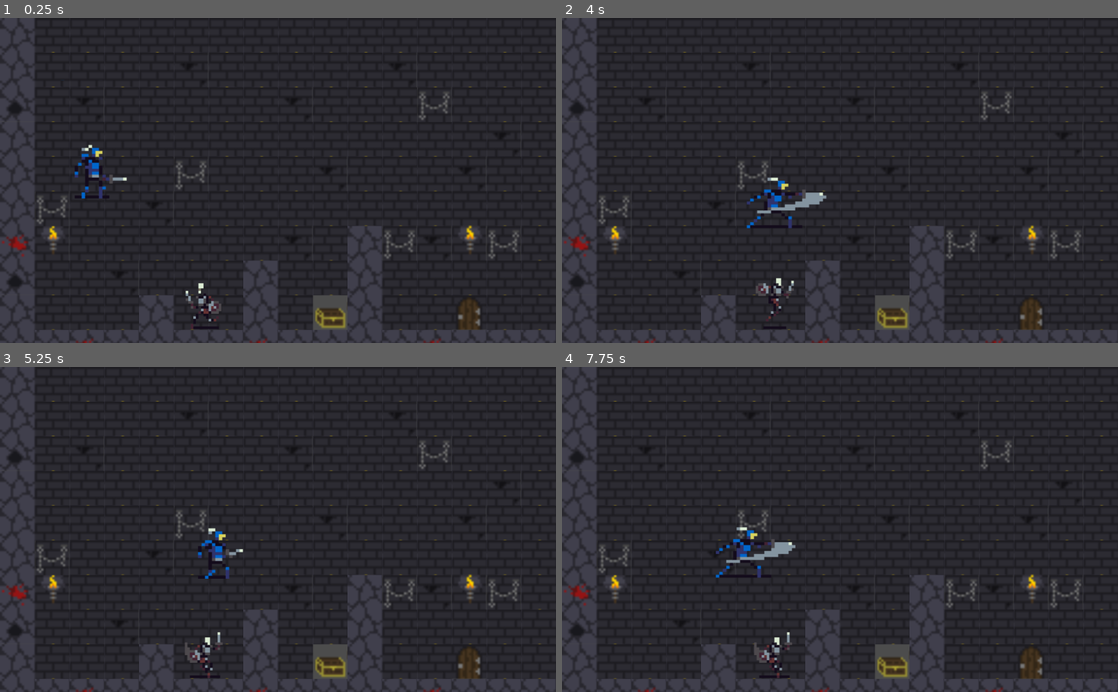
Above: before the commit, frames 1-4 (two rows, left to right).
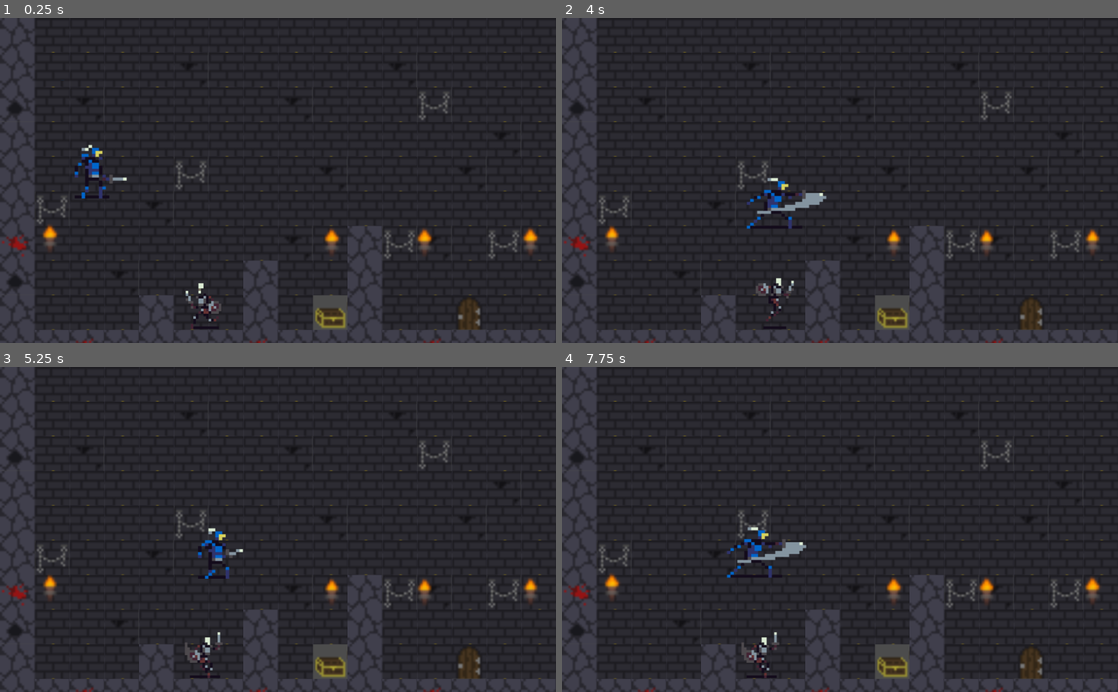
Above: after the commit, the same moments.

Repository: DEDaWil/game_heh
Game: Godot game, scene res://scenes/level.tscn
Same seed, same stepped clock (60 frames per second), same inputs: the game is played once before the commit and once after it.
Inputs (mouse positions are in pixels of both pictures, inside the frame that each line leads up to):
- Up to frame 1 (0.25 s): no input
- Up to frame 2 (4 s): move the mouse to (962, 164) at 0.52 s; hold D (player_right) 0.53-2.03 s; click (962, 164) at 0.6 s; tap W (player_up) at 0.77, 1.52, 3.02, 3.77 s; move the mouse to (728, 196) at 1.27 s; click (728, 196) at 1.35 s; move the mouse to (895, 109) at 2.02 s; hold A (player_left) 2.03-2.78 s; click (895, 109) at 2.1 s; move the mouse to (812, 245) at 2.77 s; hold D (player_right) from 2.78 s (still down); click (812, 245) at 2.85 s; move the mouse to (1006, 229) at 3.52 s; click (1006, 229) at 3.6 s
- Up to frame 3 (5.25 s): move the mouse to (111, 480) at 4.27 s; release D (player_right) at 4.28 s; hold A (player_left) 4.28-5.03 s; click (111, 480) at 4.35 s; tap W (player_up) at 4.52 s; move the mouse to (305, 529) at 5.02 s; hold D (player_right) from 5.03 s (still down); click (305, 529) at 5.1 s
- Up to frame 4 (7.75 s): move the mouse to (756, 448) at 5.77 s; release D (player_right) at 5.78 s; hold A (player_left) 5.78-7.28 s; click (756, 448) at 5.85 s; tap W (player_up) at 6.02, 6.77, 7.52 s; move the mouse to (962, 513) at 6.52 s; click (962, 513) at 6.6 s; move the mouse to (728, 545) at 7.27 s; hold D (player_right) from 7.28 s (still down); click (728, 545) at 7.35 s

The runs differ from the first frame. In frame 1, 0.7% of the frame differs, in the area x 7-97%, y 63-75%; in frame 2, 0.8%; in frame 3, 0.7%; in frame 4, 2.0%, in the area x 7-97%, y 49-96%.

Commit message:
placed torches

Diff:
--- a/scenes/level.tscn
+++ b/scenes/level.tscn
@@ -1,34 +1,26 @@
-[gd_scene load_steps=13 format=2]
+[gd_scene load_steps=11 format=2]
 
 [ext_resource path="res://assets/tilesets/level/terrain.png" type="Texture" id=1]
 [ext_resource path="res://scenes/player.tscn" type="PackedScene" id=2]
 [ext_resource path="res://scenes/skeleton.tscn" type="PackedScene" id=3]
+[ext_resource path="res://scenes/torch.tscn" type="PackedScene" id=4]
 
 [sub_resource type="ConvexPolygonShape2D" id=1]
 points = PoolVector2Array( 0, 0, 16, 0, 16, 16, 0, 16 )
 
-[sub_resource type="ConvexPolygonShape2D" id=9]
+[sub_resource type="ConvexPolygonShape2D" id=2]
 points = PoolVector2Array( 0, 0, 16, 0, 16, 16, 0, 16 )
 
-[sub_resource type="ConvexPolygonShape2D" id=10]
-points = PoolVector2Array( 1.0323, 7.06851, 2.07079, 5.96511, 12.91, 6.03002, 14.987, 8.04209, 14.987, 14.9221, 4.08286, 15.0519, 0.9674, 11.8715 )
-
-[sub_resource type="ConvexPolygonShape2D" id=11]
-points = PoolVector2Array( 2.00751, 5.99676, 2.91618, 4.0496, 4.99315, 2.03753, 10.9645, 2.03753, 12.8467, 4.0496, 14.015, 6.06166, 14.0799, 10.8647, 13.0414, 12.8118, 10.8995, 15.0186, 5.12296, 15.0186, 3.04599, 13.0714, 2.00751, 10.9945 )
-
-[sub_resource type="ConvexPolygonShape2D" id=12]
-points = PoolVector2Array( 0.902493, 6.90543, 1.94098, 5.99676, 12.91, 5.93185, 14.8572, 8.00883, 14.8572, 14.8888, 3.95305, 14.9537, 0.902493, 11.7084 )
-
-[sub_resource type="ConvexPolygonShape2D" id=13]
-points = PoolVector2Array( 0, 0, 16, 0, 16, 16, 0, 16 )
-
-[sub_resource type="OccluderPolygon2D" id=6]
+[sub_resource type="ConvexPolygonShape2D" id=3]
+points = PoolVector2Array( 0.9674, 6.97196, 2.07079, 5.99838, 12.91, 5.99838, 14.987, 8.20516, 14.987, 14.6957, 4.01795, 14.8904, 1.09721, 11.775 )
+
+[sub_resource type="OccluderPolygon2D" id=4]
 polygon = PoolVector2Array( 0, 0, 16, 0, 16, 16, 0, 16 )
 
-[sub_resource type="ConvexPolygonShape2D" id=7]
+[sub_resource type="ConvexPolygonShape2D" id=5]
 points = PoolVector2Array( 0.9674, 6.97196, 2.07079, 5.99838, 12.91, 5.99838, 14.987, 8.20516, 14.987, 14.6957, 4.01795, 14.8904, 1.09721, 11.775 )
 
-[sub_resource type="TileSet" id=8]
+[sub_resource type="TileSet" id=6]
 0/name = "terrain.png 0"
 0/texture = ExtResource( 1 )
 0/tex_offset = Vector2( 0, 0 )
@@ -102,14 +94,14 @@
 4/navigation_offset = Vector2( 0, 0 )
 4/shape_offset = Vector2( 0, 0 )
 4/shape_transform = Transform2D( 1, 0, 0, 1, 0, 0 )
-4/shape = SubResource( 13 )
+4/shape = SubResource( 3 )
 4/shape_one_way = false
 4/shape_one_way_margin = 1.0
 4/shapes = [ {
 "autotile_coord": Vector2( 0, 0 ),
 "one_way": false,
 "one_way_margin": 1.0,
-"shape": SubResource( 13 ),
+"shape": SubResource( 3 ),
 "shape_transform": Transform2D( 1, 0, 0, 1, 0, 0 )
 } ]
 4/z_index = 0
@@ -138,14 +130,14 @@
 6/navigation_offset = Vector2( 0, 0 )
 6/shape_offset = Vector2( 0, 0 )
 6/shape_transform = Transform2D( 1, 0, 0, 1, 0, 0 )
-6/shape = SubResource( 7 )
+6/shape = SubResource( 5 )
 6/shape_one_way = false
 6/shape_one_way_margin = 1.0
 6/shapes = [ {
 "autotile_coord": Vector2( 0, 0 ),
 "one_way": false,
 "one_way_margin": 1.0,
-"shape": SubResource( 7 ),
+"shape": SubResource( 5 ),
 "shape_transform": Transform2D( 1, 0, 0, 1, 0, 0 )
 } ]
 6/z_index = 0
@@ -187,16 +179,9 @@
 10/navigation_offset = Vector2( 0, 0 )
 10/shape_offset = Vector2( 0, 0 )
 10/shape_transform = Transform2D( 1, 0, 0, 1, 0, 0 )
-10/shape = SubResource( 9 )
 10/shape_one_way = false
-10/shape_one_way_margin = 1.0
-10/shapes = [ {
-"autotile_coord": Vector2( 0, 0 ),
-"one_way": false,
-"one_way_margin": 1.0,
-"shape": SubResource( 9 ),
-"shape_transform": Transform2D( 1, 0, 0, 1, 0, 0 )
-} ]
+10/shape_one_way_margin = 0.0
+10/shapes = [  ]
 10/z_index = 0
 11/name = "terrain.png 11"
 11/texture = ExtResource( 1 )
@@ -222,16 +207,9 @@
 12/navigation_offset = Vector2( 0, 0 )
 12/shape_offset = Vector2( 0, 0 )
 12/shape_transform = Transform2D( 1, 0, 0, 1, 0, 0 )
-12/shape = SubResource( 10 )
 12/shape_one_way = false
-12/shape_one_way_margin = 1.0
-12/shapes = [ {
-"autotile_coord": Vector2( 0, 0 ),
-"one_way": false,
-"one_way_margin": 1.0,
-"shape": SubResource( 10 ),
-"shape_transform": Transform2D( 1, 0, 0, 1, 0, 0 )
-} ]
+12/shape_one_way_margin = 0.0
+12/shapes = [  ]
 12/z_index = 0
 13/name = "terrain.png 13"
 13/texture = ExtResource( 1 )
@@ -243,16 +221,9 @@
 13/navigation_offset = Vector2( 0, 0 )
 13/shape_offset = Vector2( 0, 0 )
 13/shape_transform = Transform2D( 1, 0, 0, 1, 0, 0 )
-13/shape = SubResource( 11 )
 13/shape_one_way = false
-13/shape_one_way_margin = 1.0
-13/shapes = [ {
-"autotile_coord": Vector2( 0, 0 ),
-"one_way": false,
-"one_way_margin": 1.0,
-"shape": SubResource( 11 ),
-"shape_transform": Transform2D( 1, 0, 0, 1, 0, 0 )
-} ]
+13/shape_one_way_margin = 0.0
+13/shapes = [  ]
 13/z_index = 0
 14/name = "terrain.png 14"
 14/texture = ExtResource( 1 )
@@ -278,14 +249,14 @@
 15/navigation_offset = Vector2( 0, 0 )
 15/shape_offset = Vector2( 0, 0 )
 15/shape_transform = Transform2D( 1, 0, 0, 1, 0, 0 )
-15/shape = SubResource( 12 )
+15/shape = SubResource( 2 )
 15/shape_one_way = false
 15/shape_one_way_margin = 1.0
 15/shapes = [ {
 "autotile_coord": Vector2( 0, 0 ),
 "one_way": false,
 "one_way_margin": 1.0,
-"shape": SubResource( 12 ),
+"shape": SubResource( 2 ),
 "shape_transform": Transform2D( 1, 0, 0, 1, 0, 0 )
 } ]
 15/z_index = 0
@@ -306,10 +277,10 @@
 
 [node name="TileMap" type="TileMap"]
 scale = Vector2( 4, 4 )
-tile_set = SubResource( 8 )
+tile_set = SubResource( 6 )
 cell_size = Vector2( 16, 16 )
 format = 1
-tile_data = PoolIntArray( 0, 0, 0, 1, 1, 0, 2, 1, 0, 3, 1, 0 …(2247 unchanged characters)…  0, 327708, 0, 0, 393216, 4, 0, 393217, 5, 0, 393218, 1, 0, 393219, 1, 0, 393220, 1, 0, 393221, 1, 0, 393222, 1, 0, 393223, 1, 0, 393224, 11, 0, 393225, 1, 0, 393226, 0, 0, 393227, 14, 0, 393228, 11, 0, 393229, 5, 0, 393230, 14, 0, 393231, 1, 0, 393232, 5, 0, 393233, 1, 0, 393234, 1, 0, 393235, 5, 0, 393236, 1, 0, 393237, 1, 0, 393238, 5, 0, 393239, 1, 0, 393240, 1, 0, 393241, 5, 0, 393242, 1, 0, 393243, 11, 0, 393244 …(1250 unchanged characters)…
+tile_data = PoolIntArray( 0, 0, 0, 1, 1, 0, 2, 1, 0, 3, 1, 0 …(2247 unchanged characters)…  0, 327708, 0, 0, 393216, 4, 0, 393217, 1, 0, 393218, 1, 0, 393219, 1, 0, 393220, 1, 0, 393221, 1, 0, 393222, 1, 0, 393223, 1, 0, 393224, 11, 0, 393225, 1, 0, 393226, 0, 0, 393227, 14, 0, 393228, 11, 0, 393229, 1, 0, 393230, 14, 0, 393231, 1, 0, 393232, 1, 0, 393233, 1, 0, 393234, 1, 0, 393235, 1, 0, 393236, 1, 0, 393237, 1, 0, 393238, 1, 0, 393239, 1, 0, 393240, 1, 0, 393241, 1, 0, 393242, 1, 0, 393243, 11, 0, 393244 …(1250 unchanged characters)…
 
 [node name="Player" parent="." instance=ExtResource( 2 )]
 position = Vector2( 42.0465, 45.5794 )
@@ -317,3 +288,29 @@
 
 [node name="skeleton" parent="." instance=ExtResource( 3 )]
 position = Vector2( 93.7682, 61.6832 )
+
+[node name="torches" type="Node" parent="."]
+
+[node name="torch" parent="torches" instance=ExtResource( 4 )]
+position = Vector2( -875.253, -258.679 )
+scale = Vector2( 4, 4 )
+
+[node name="torch2" parent="torches" instance=ExtResource( 4 )]
+position = Vector2( -1070.65, -257.513 )
+scale = Vector2( 4, 4 )
+
+[node name="torch3" parent="torches" instance=ExtResource( 4 )]
+position = Vector2( -1240.93, -257.513 )
+scale = Vector2( 4, 4 )
+
+[node name="torch4" parent="torches" instance=ExtResource( 4 )]
+position = Vector2( -1759.96, -264.511 )
+scale = Vector2( 4, 4 )
+
+[node name="torch5" parent="torches" instance=ExtResource( 4 )]
+position = Vector2( -650.577, -262.362 )
+scale = Vector2( 4, 4 )
+
+[node name="torch6" parent="torches" instance=ExtResource( 4 )]
+position = Vector2( -420.99, -259.907 )
+scale = Vector2( 4, 4 )
--- a/scenes/torch.tscn
+++ b/scenes/torch.tscn
@@ -27,7 +27,7 @@
 texture = ExtResource( 1 )
 vframes = 2
 hframes = 5
-frame = 2
 
 [node name="AnimationPlayer" type="AnimationPlayer" parent="."]
+autoplay = "torch"
 anims/torch = SubResource( 1 )
Not shown: 1 places in scenes/level.tscn that only renumber resources
